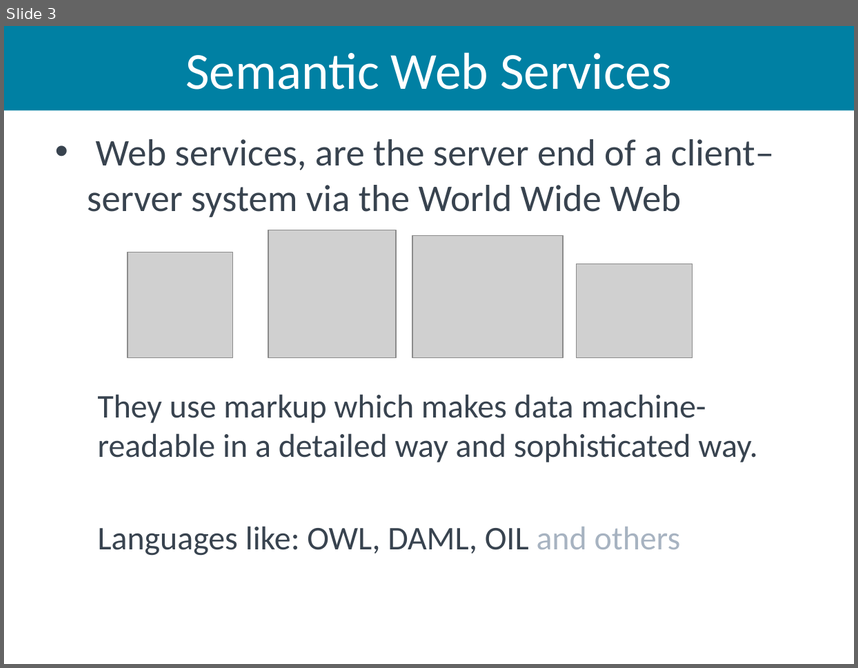
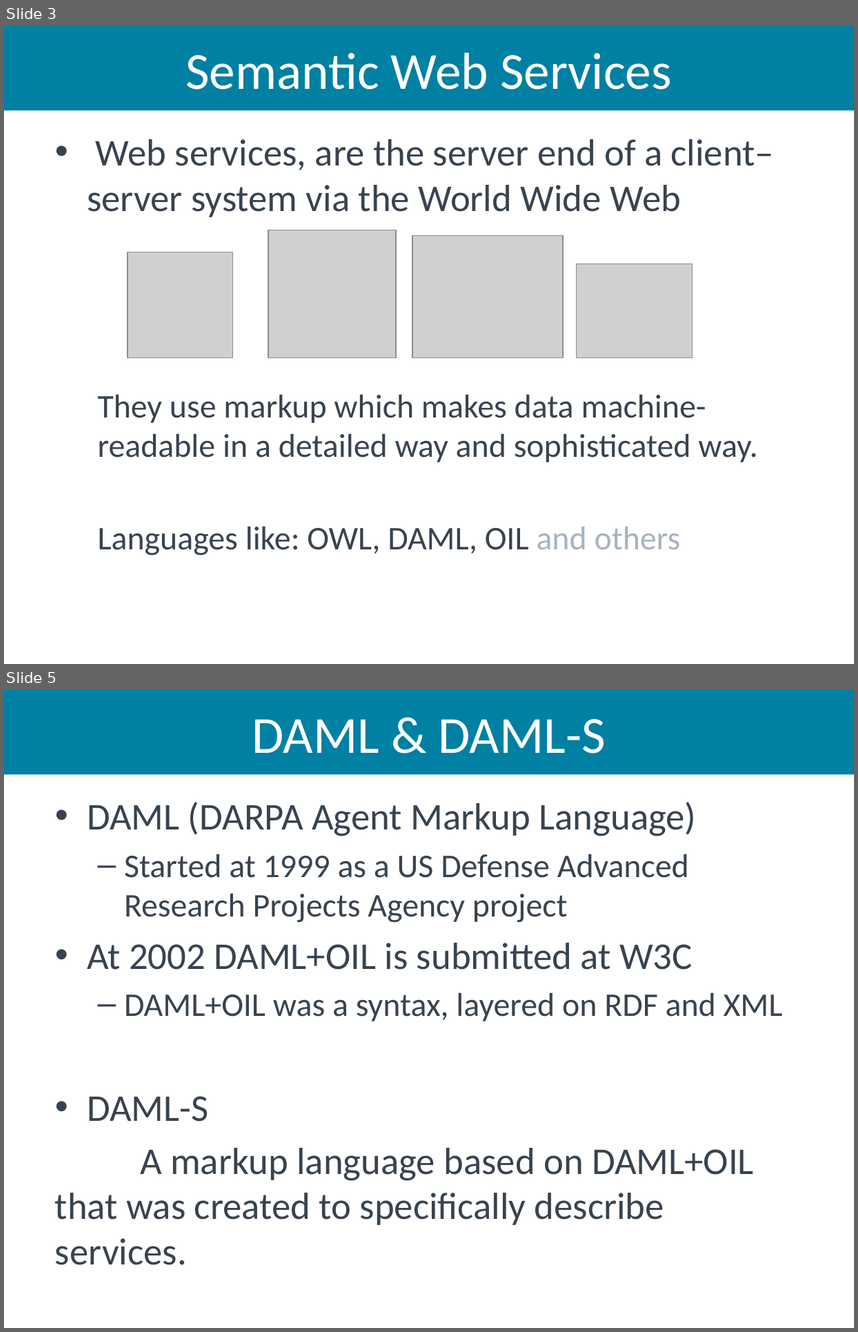
Before and after one commit to aiked/cs565, a slide deck: presentation/michath_slides.pptx. Shown one above the other, each under a label of ours: slide 3 before the commit, slides 3 and 5 after it; the slides between them are not shown. The pictures are 858x668 and 858x1332 pixels, drawn with LibreOffice and Linux fonts; fonts in the diff are those of the drawing; grey boxes stand for pictures. Boxes give left, top, right and bottom in pixels: in the first picture for what was removed or moved away, otherwise in the second. Text is boxed around its words. In the diff, an @@ line names an element or a change of style, - is before the commit and + after.

```diff
--- a/presentation/michath_slides.pptx
+++ b/presentation/michath_slides.pptx
@@ slide 5 added at box(4, 690, 854, 1328), background #FFFFFF @@
@@ title added at box(4, 690, 854, 774), fill #0080A3, 44 pt, text #FFFFFF @@
+DAML & DAML-S
@@ text added at box(55, 802, 783, 1265), 32 pt, text #38434F @@
+• DAML (DARPA Agent Markup Language)
+  – Started at 1999 as a US Defense Advanced Research Projects Agency project
+• At 2002 DAML+OIL is submitted at W3C
+  – DAML+OIL was a syntax, layered on RDF and XML
+• DAML-S
+A markup language based on DAML+OIL that was created to specifically describe services.
```
Also in this commit, not shown: 1 slide changed, 5 other slides added.
